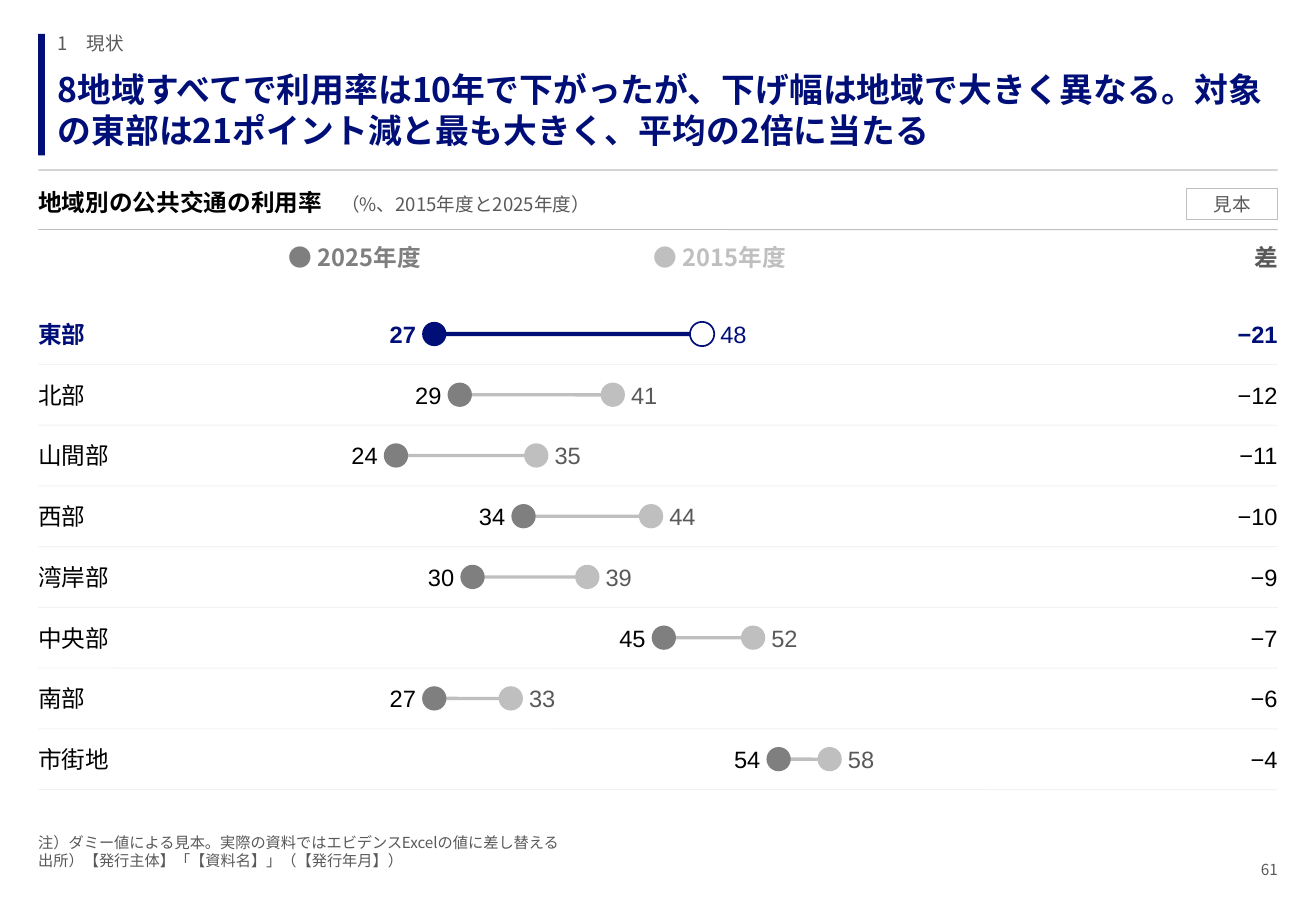
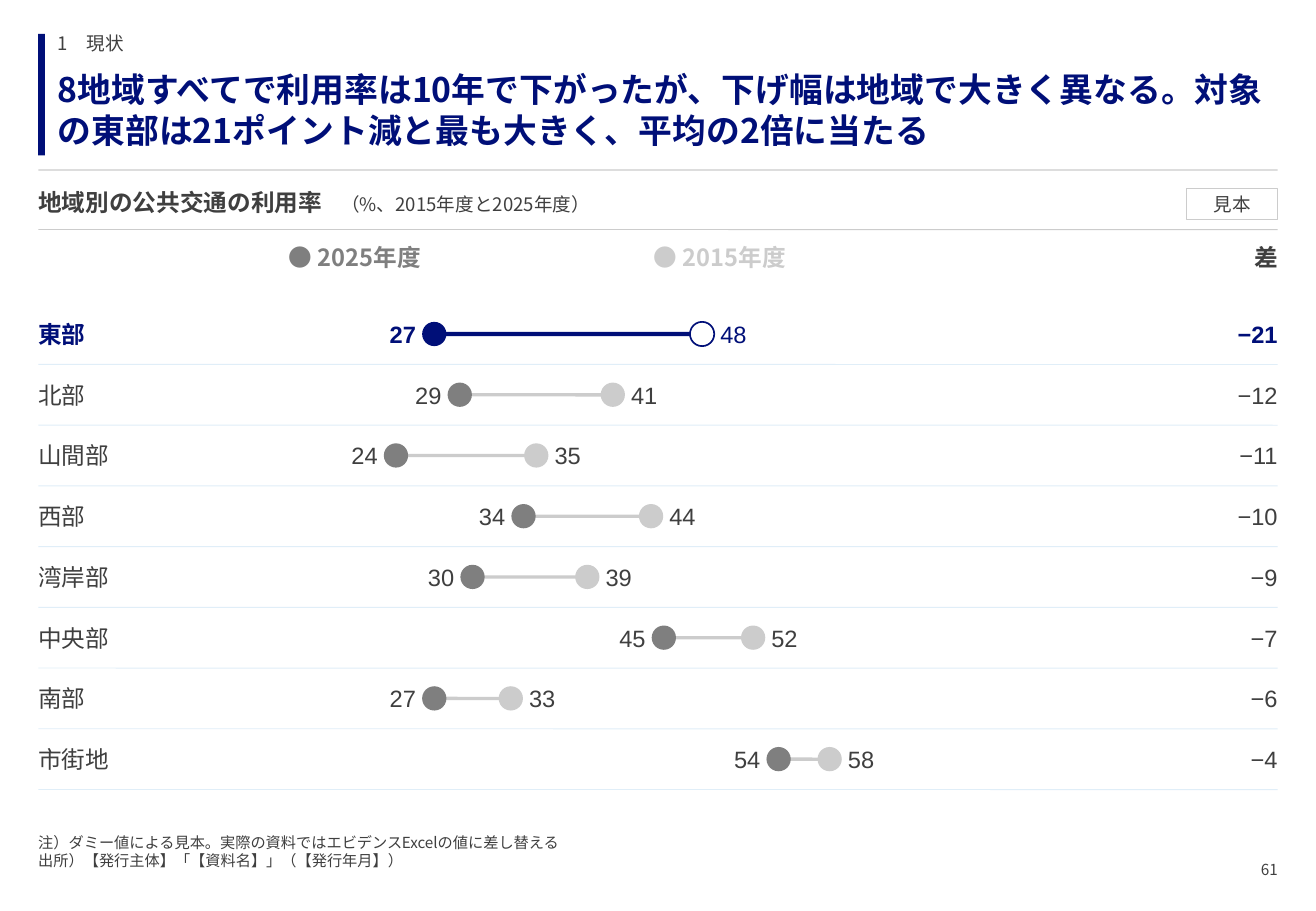
Before and after one commit to GontaHH/slide_builder, a slide deck: slide 61 of patterns/pattern-deck.pptx. Drawn at 1316x911 pixels with LibreOffice and Linux fonts; fonts in the diff are those of the drawing. Boxes give left, top, right and bottom in pixels: in the first picture for what was removed or moved away, otherwise in the second. Text is boxed around its words. In the diff, an @@ line names an element or a change of style, - is before the commit and + after.

```diff
--- a/patterns/pattern-deck.pptx
+++ b/patterns/pattern-deck.pptx
@@ text "地域別の公共交通の利用率 （%、2015年度と2025年度）" at [38, 191, 590, 213]: text colour #000000 to #3F3F3F in "地域別の公共交通の利用率"; text colour #595959 to #3F3F3F in "（%、2015年度と2025年度）" @@
@@ rectangle "見本" at [1187, 188, 1278, 220]: text colour #595959 to #3F3F3F; outline #BFBFBF 0.75 pt to #CCCCCC 0.75 pt @@
@@ line (39, 365) - (1278, 365): stroke #F2F2F2 0.5 pt to #E0EEF8 0.5 pt @@
@@ line (39, 547) - (1278, 547): stroke #F2F2F2 0.5 pt to #E0EEF8 0.5 pt @@
@@ line (39, 608) - (1278, 608): stroke #F2F2F2 0.5 pt to #E0EEF8 0.5 pt @@
@@ text colour #595959 to #3F3F3F in 11 elements at [58, 34, 124, 52], [38, 835, 559, 868], [1261, 863, 1278, 875], [1254, 246, 1278, 268], [631, 387, 657, 404], [555, 447, 581, 464], [669, 508, 695, 525], [606, 569, 632, 586], [771, 630, 797, 647], [529, 690, 555, 708], [848, 751, 874, 769] @@
@@ text colour #000000 to #3F3F3F in 21 elements at [38, 384, 85, 406], [415, 387, 441, 404], [1238, 387, 1278, 404], [38, 444, 109, 466], [351, 447, 377, 464], [1239, 447, 1277, 464], [38, 505, 85, 527], [479, 508, 505, 526], [1238, 508, 1278, 525], [38, 566, 109, 588], [428, 569, 454, 587], [1251, 569, 1278, 586], [38, 627, 109, 649], [619, 630, 645, 647], [1251, 630, 1278, 647], [38, 687, 85, 709], [390, 690, 416, 707], [1251, 690, 1278, 707], [38, 748, 109, 770], [734, 751, 760, 769], [1251, 751, 1278, 768] @@
@@ line (39, 790) - (1278, 790): stroke #F2F2F2 0.5 pt to #E0EEF8 0.5 pt @@
```
Also in this commit, not shown: 104 other slides changed, 12 other files.
